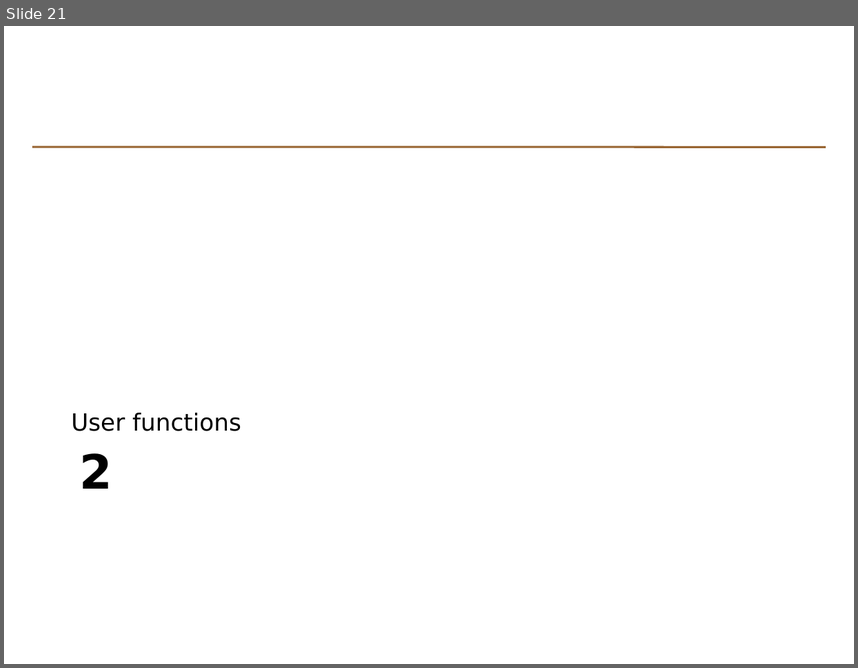
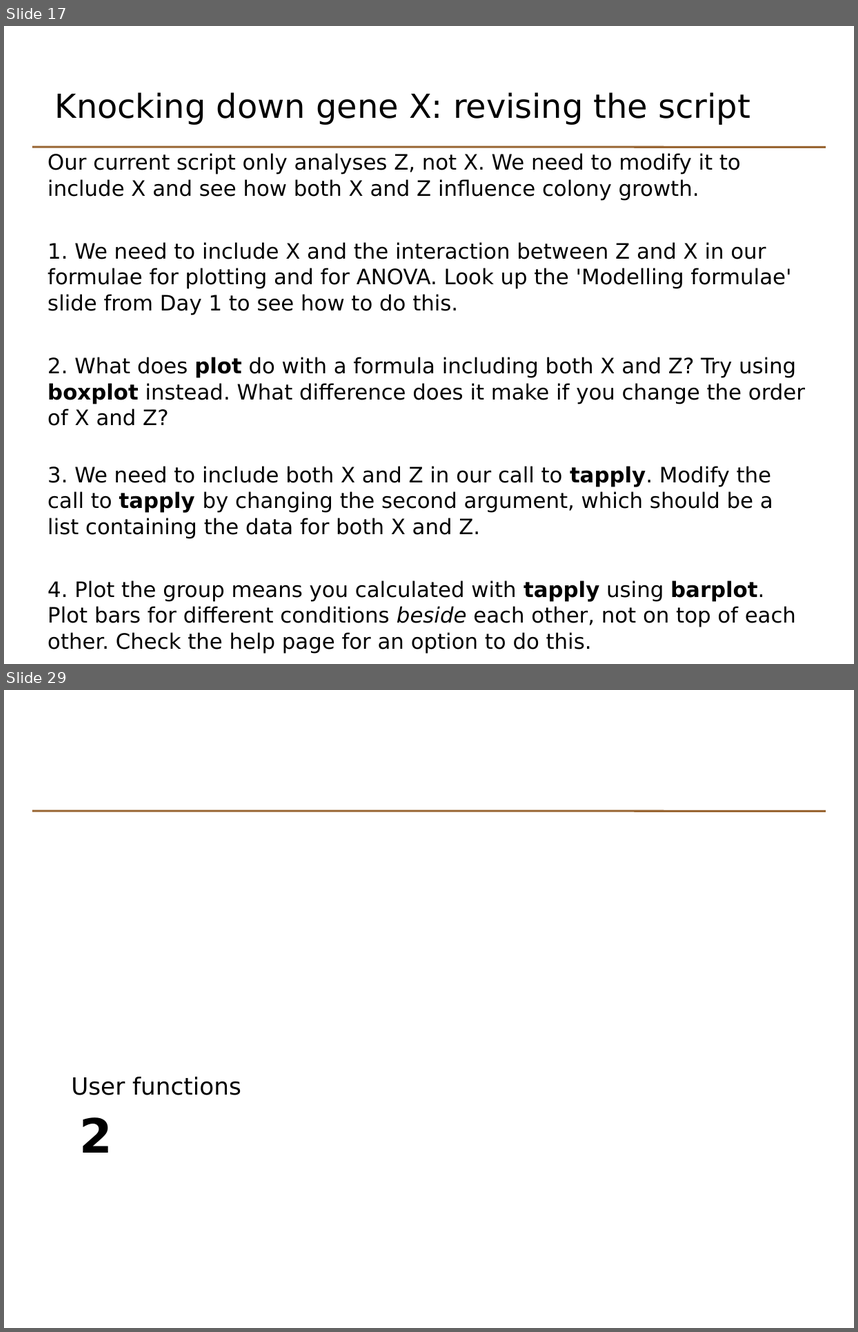
Before and after one commit to johnomics/basicr, a slide deck: Basic_R_Day_2_slides.odp. Shown one above the other, each under a label of ours: slide 21 before the commit, slides 17 and 29 after it; the slides between them are not shown. The pictures are 858x668 and 858x1332 pixels, drawn with LibreOffice and Linux fonts; fonts in the diff are those of the drawing. Boxes give left, top, right and bottom in pixels: in the first picture for what was removed or moved away, otherwise in the second. Text is boxed around its words. In the diff, an @@ line names an element or a change of style, - is before the commit and + after.

Commit message:
Rewrite of colony exercise

```diff
--- a/Basic_R_Day_2_slides.odp
+++ b/Basic_R_Day_2_slides.odp
@@ slide 17 added at [4, 26, 854, 664], background #FFFFFF; not listed: 1 template element that a slide beside it also shows @@
@@ text added at [55, 92, 751, 125], 28 pt, text #000000 @@
+Knocking down gene X: revising the script
@@ text added at [47, 153, 805, 653], 18 pt, text #000000 @@
+Our current script only analyses Z, not X. We need to modify it to include X and see how both X and Z influence colony growth.
+1. We need to include X and the interaction between Z and X in our formulae for plotting and for ANOVA. Look up the 'Modelling formulae' slide from Day 1 to see how to do this.
+2. What does plot do with a formula including both X and Z? Try using boxplot instead. What difference does it make if you change the order of X and Z?
+3. We need to include both X and Z in our call to tapply. Modify the call to tapply by changing the second argument, which should be a list containing the data for both X and Z.
+4. Plot the group means you calculated with tapply using barplot. Plot bars for different conditions beside each other, not on top of each other. Check the help page for an option to do this.
@@ what was slide 21 is now slide 29 @@
```
Also in this commit, not shown: 4 slides changed, 22 other slides added, 15 slides removed, 14 other files.
